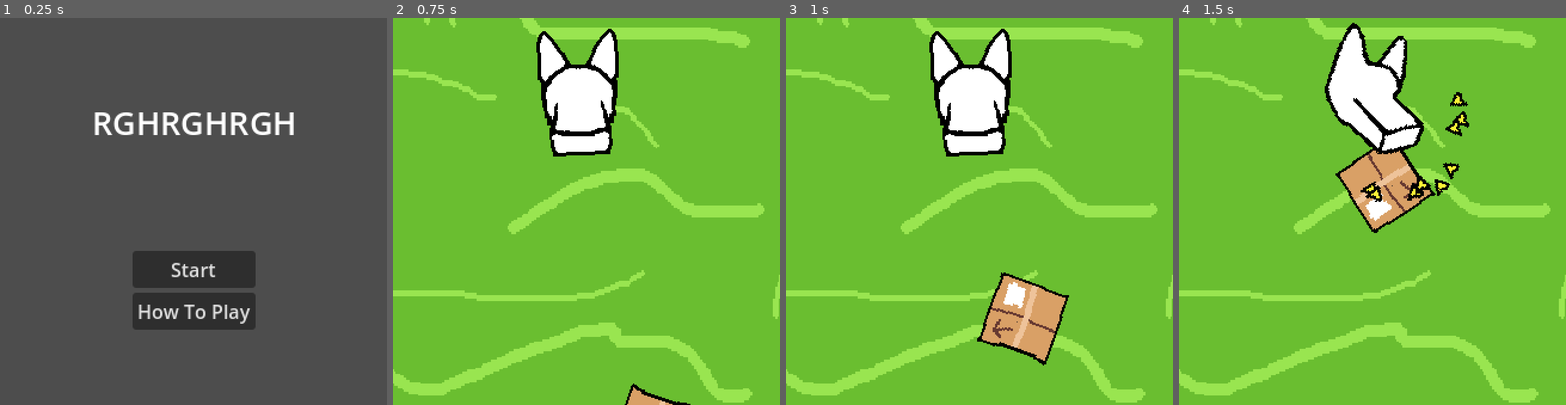
Above: before the commit, frames 1-4 (left to right).
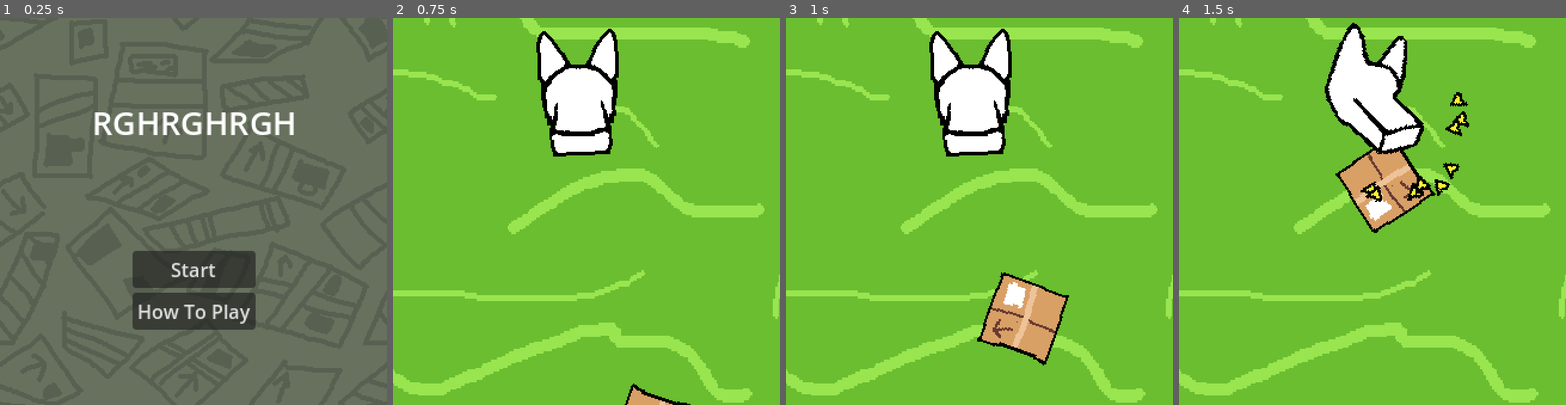
Above: after the commit, the same moments.

Repository: kennethbchen/RGHRGHRGH-Game
Game: Godot game, scene res://scenes/title.tscn
Two runs of this game, one before a commit and one after it. Both use one fixed random seed, a clock stepped at 60 frames per second and the inputs below.
Inputs (mouse positions are in pixels of both pictures, inside the frame that each line leads up to):
- Up to frame 1 (0.25 s): no input
- Up to frame 2 (0.75 s): click "Start" at 0.5 s
- Up to frame 3 (1 s): no input
- Up to frame 4 (1.5 s): move the mouse to (1457, 192) at 1.27 s; press the mouse at (1457, 192) at 1.28 s

The runs differ from the first frame. In frame 1, 66% of the frame differs, in the area x 0-100%, y 0-100%; in frame 2, nothing differs; in frame 3, nothing differs; in frame 4, nothing differs.

Commit message:
Made scrolling title background in title screen

Diff:
--- /dev/null
+++ b/materials/scrolling_uv_material.tres
@@ -0,0 +1,8 @@
+[gd_resource type="ShaderMaterial" load_steps=2 format=3 uid="uid://bbasbh6emr8hd"]
+
+[ext_resource type="Shader" path="res://shaders/scrolling_uv.gdshader" id="1_ftx1e"]
+
+[resource]
+shader = ExtResource("1_ftx1e")
+shader_parameter/direction = Vector2(1, -0.74)
+shader_parameter/speed = 0.1
--- a/scenes/title.tscn
+++ b/scenes/title.tscn
@@ -1,7 +1,9 @@
-[gd_scene load_steps=8 format=3 uid="uid://65qp0eh2spt1"]
+[gd_scene load_steps=10 format=3 uid="uid://65qp0eh2spt1"]
 
 [ext_resource type="Script" path="res://addons/simplemenu/simple_menu/simple_menu.gd" id="1_im67f"]
 [ext_resource type="Script" path="res://addons/simplemenu/simple_menu_button_binding.gd" id="2_vl0ae"]
+[ext_resource type="Material" uid="uid://bbasbh6emr8hd" path="res://materials/scrolling_uv_material.tres" id="3_pcgxt"]
+[ext_resource type="Texture2D" uid="uid://bm4axlrvvtdoj" path="res://sprites/title_background.png" id="3_qde2x"]
 
 [sub_resource type="Resource" id="Resource_3hns0"]
 script = ExtResource("2_vl0ae")
@@ -40,6 +42,15 @@
 actions = Array[ExtResource("2_vl0ae")]([SubResource("Resource_3hns0"), SubResource("Resource_1dl30"), SubResource("Resource_xphvq")])
 
 [node name="MenuCanvas" type="CanvasLayer" parent="."]
+
+[node name="TextureRect" type="TextureRect" parent="MenuCanvas"]
+material = ExtResource("3_pcgxt")
+anchors_preset = 15
+anchor_right = 1.0
+anchor_bottom = 1.0
+grow_horizontal = 2
+grow_vertical = 2
+texture = ExtResource("3_qde2x")
 
 [node name="VBoxContainer" type="VBoxContainer" parent="MenuCanvas"]
 anchors_preset = 8
--- a/shaders/erosion.tres
+++ b/shaders/erosion.tres
@@ -72,17 +72,17 @@
 default_value = 64
 
 [sub_resource type="VisualShaderNodeFrame" id="VisualShaderNodeFrame_62oxi"]
-size = Vector2(1172, 358)
+size = Vector2(1172, 529)
 title = "Quantize UV"
 attached_nodes = PackedInt32Array(21, 23, 18, 20, 22)
 
 [sub_resource type="VisualShaderNodeFrame" id="VisualShaderNodeFrame_qxhmg"]
-size = Vector2(580, 422)
+size = Vector2(580, 659)
 title = "Control Erosion Level"
 attached_nodes = PackedInt32Array(17, 27, 28)
 
 [sub_resource type="VisualShaderNodeFrame" id="VisualShaderNodeFrame_ls738"]
-size = Vector2(580, 150)
+size = Vector2(580, 283)
 title = "Sprite Alpha Mask"
 attached_nodes = PackedInt32Array(10, 11)
 
@@ -158,7 +158,7 @@
 operator = 2
 
 [sub_resource type="VisualShaderNodeFrame" id="VisualShaderNodeFrame_pf1im"]
-size = Vector2(692, 134)
+size = Vector2(692, 433)
 title = "Avoid Erosion Mask"
 attached_nodes = PackedInt32Array(5, 2)
 
@@ -168,23 +168,23 @@
 operator = 1
 
 [sub_resource type="VisualShaderNodeFrame" id="VisualShaderNodeFrame_wqnax"]
-size = Vector2(820, 262)
+size = Vector2(820, 561)
 title = "Receives Inside Color Mask"
 attached_nodes = PackedInt32Array(30, 39, 29)
 
 [sub_resource type="VisualShaderNodeFrame" id="VisualShaderNodeFrame_l48cn"]
-size = Vector2(760, 254)
+size = Vector2(761, 587)
 title = "Receives Original Sprite Color Mask"
 attached_nodes = PackedInt32Array(36, 33, 43)
 
 [sub_resource type="VisualShaderNodeFrame" id="VisualShaderNodeFrame_pm4ah"]
-size = Vector2(676, 246)
+size = Vector2(676, 482)
 title = "Set Inside Color"
 attached_nodes = PackedInt32Array(31, 6)
 
 [sub_resource type="VisualShaderNodeFrame" id="VisualShaderNodeFrame_im3mb"]
 linked_parent_graph_frame = 41
-size = Vector2(256, 118)
+size = Vector2(257, 482)
 title = "Set Original Sprite Color"
 attached_nodes = PackedInt32Array(37)
 
@@ -328,9 +328,10 @@
 
 }
 "
+graph_offset = Vector2(1563.37, 749.011)
 mode = 1
 flags/light_only = false
-nodes/fragment/0/position = Vector2(4416, 1440)
+nodes/fragment/0/position = Vector2(4420, 1440)
 nodes/fragment/2/node = SubResource("VisualShaderNodeTexture_osfih")
 nodes/fragment/2/position = Vector2(2240, 1264)
 nodes/fragment/5/node = SubResource("VisualShaderNodeStep_pewfm")
@@ -372,7 +373,7 @@
 nodes/fragment/31/node = SubResource("VisualShaderNodeVectorOp_wywmc")
 nodes/fragment/31/position = Vector2(3456, 2224)
 nodes/fragment/33/node = SubResource("VisualShaderNodeInput_xs3pv")
-nodes/fragment/33/position = Vector2(3040, 1568)
+nodes/fragment/33/position = Vector2(3040, 1560)
 nodes/fragment/34/node = SubResource("VisualShaderNodeVectorOp_jdc4m")
 nodes/fragment/34/position = Vector2(3888, 1872)
 nodes/fragment/36/node = SubResource("VisualShaderNodeVectorOp_5d3kn")
--- /dev/null
+++ b/shaders/scrolling_uv.gdshader
@@ -0,0 +1,9 @@
+shader_type canvas_item;
+
+uniform vec2 direction = vec2(1, -0.74);
+uniform float speed = 0.1;
+
+void fragment() {
+
+	COLOR = texture(TEXTURE, mod(UV + direction * speed * TIME, 1.0));
+}
Binary file added: aseprite/title_background.ase
Binary file added: sprites/title_background.png
Not shown, added: sprites/title_background.png.import
